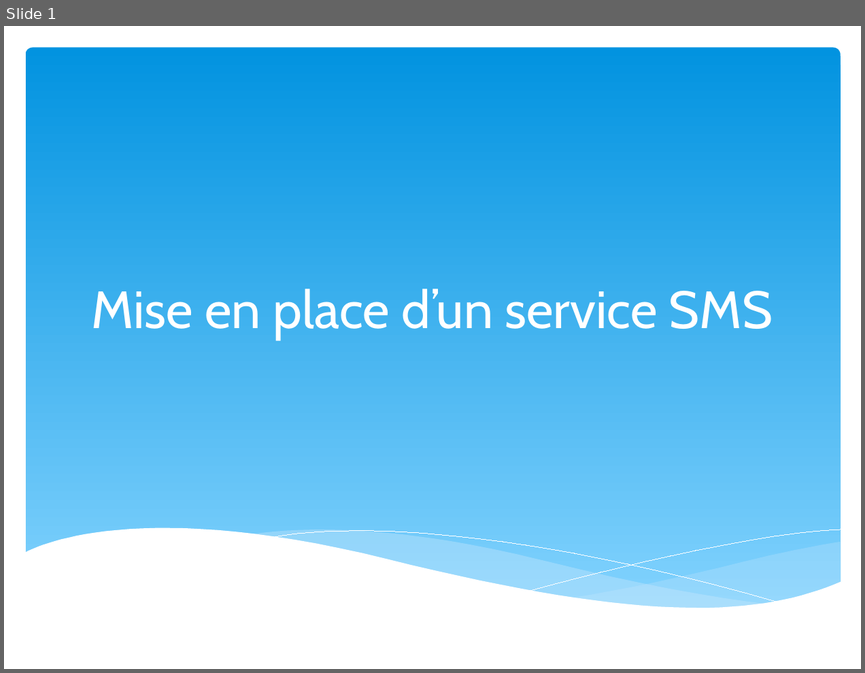
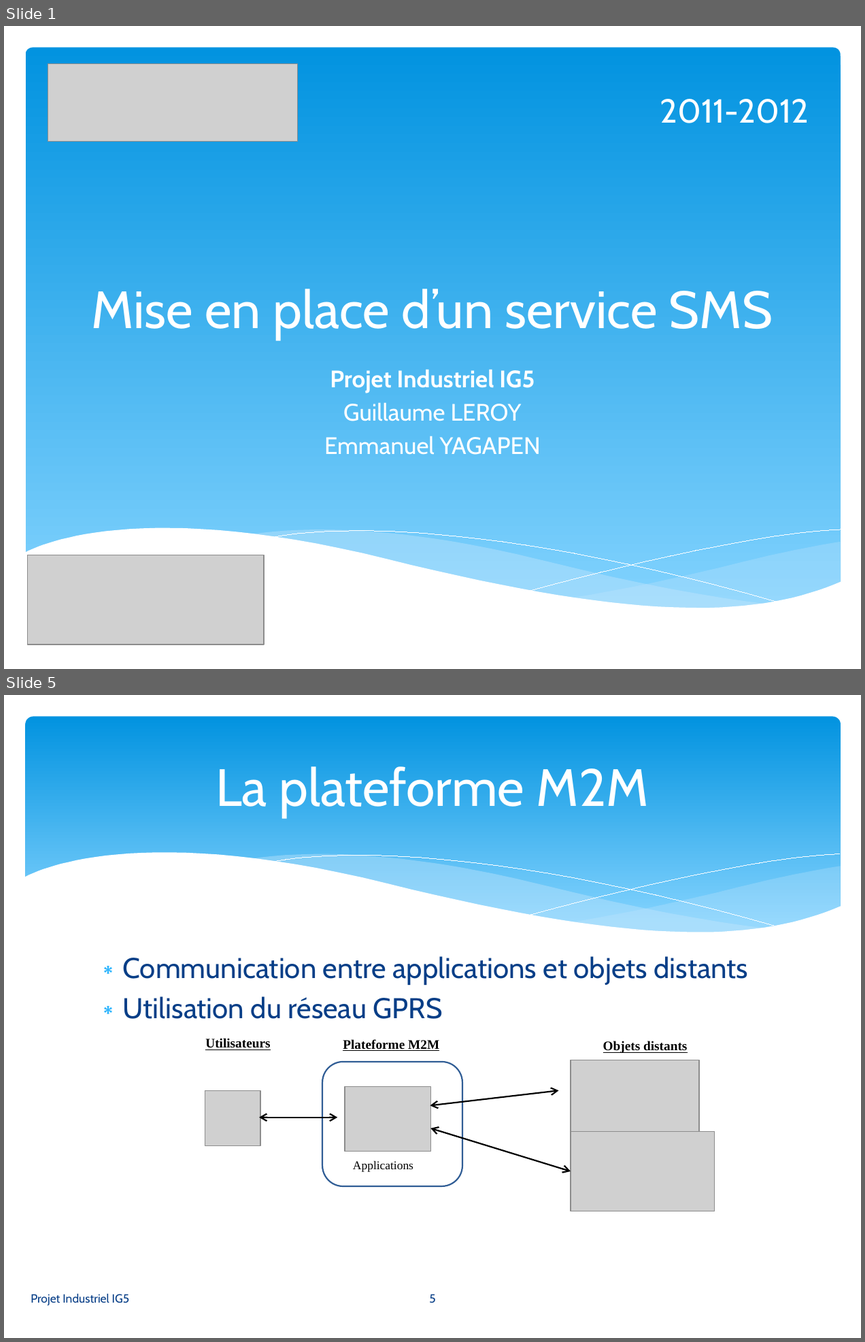
Before and after one commit to gyagapen/Synox, a slide deck: Docs/Powerpoint/Presentation_synox_v1.pptx. Shown one above the other, each under a label of ours: slide 1 before the commit, slides 1 and 5 after it; the slides between them are not shown. The pictures are 865x673 and 865x1342 pixels, drawn with LibreOffice and Linux fonts; fonts in the diff are those of the drawing; grey boxes stand for pictures. Boxes give left, top, right and bottom in pixels: in the first picture for what was removed or moved away, otherwise in the second. Text is boxed around its words. In the diff, an @@ line names an element or a change of style, - is before the commit and + after.

```diff
--- a/Docs/Powerpoint/Presentation_synox_v1.pptx
+++ b/Docs/Powerpoint/Presentation_synox_v1.pptx
@@ slide 5 added at [4, 695, 861, 1338], background #FFFFFF @@
@@ rounded rectangle added at [26, 717, 840, 948], fill gradient #0293E0 to #83D3FE @@
@@ title added at [215, 766, 649, 817], 44 pt, text #FFFFFF @@
+La plateforme M2M
@@ group added at [24, 853, 841, 977]: 5 freeform shapes @@
@@ text added at [123, 956, 749, 1019], 24 pt, text #073E87 @@
+∗ Communication entre applications et objets distants
+∗ Utilisation du réseau GPRS
@@ group added at [205, 1038, 715, 1211]: 4 pictures, 4 texts, 3 double arrows, 1 rounded rectangle @@
+Applications
+Plateforme M2M
+Utilisateurs
+Objets distants
@@ text added at [31, 1293, 130, 1305], 10 pt, text #073E87 @@
+Projet Industriel IG5
@@ page number added at [429, 1293, 435, 1303], 10 pt, text #073E87 @@
+5
@@ slide 1 changed as well @@
@@ picture added at [48, 63, 297, 142] @@
@@ text added at [660, 99, 808, 123], 28 pt, text #FFFFFF @@
+2011-2012
@@ subtitle added at [324, 369, 541, 454], 20 pt, text #FFFFFF @@
+Projet Industriel IG5
+Guillaume LEROY
+Emmanuel YAGAPEN
@@ picture added at [28, 554, 264, 643] @@
```
Also in this commit, not shown: 24 other slides added, 1 slide removed, 2 other files.
